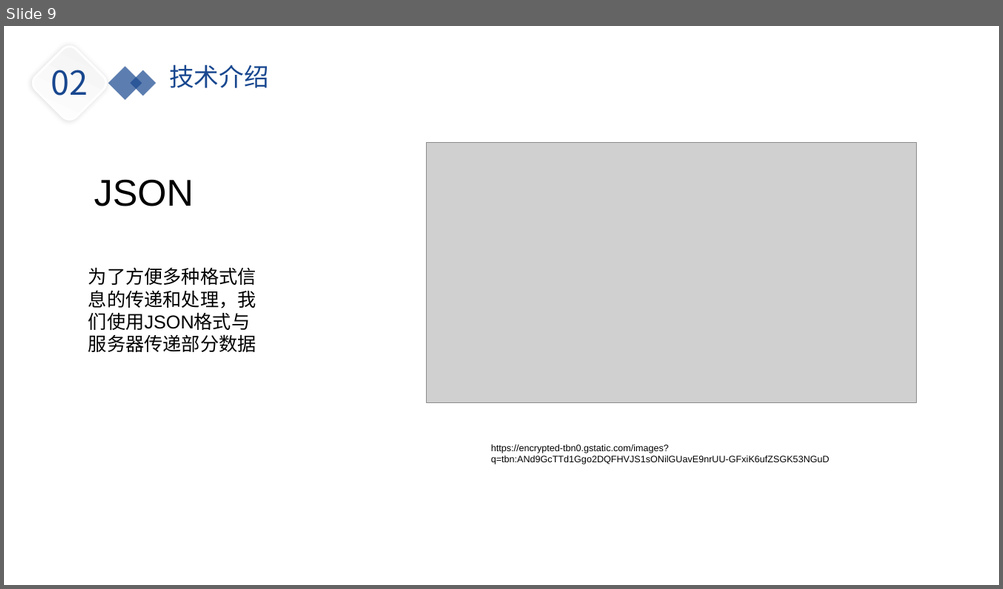
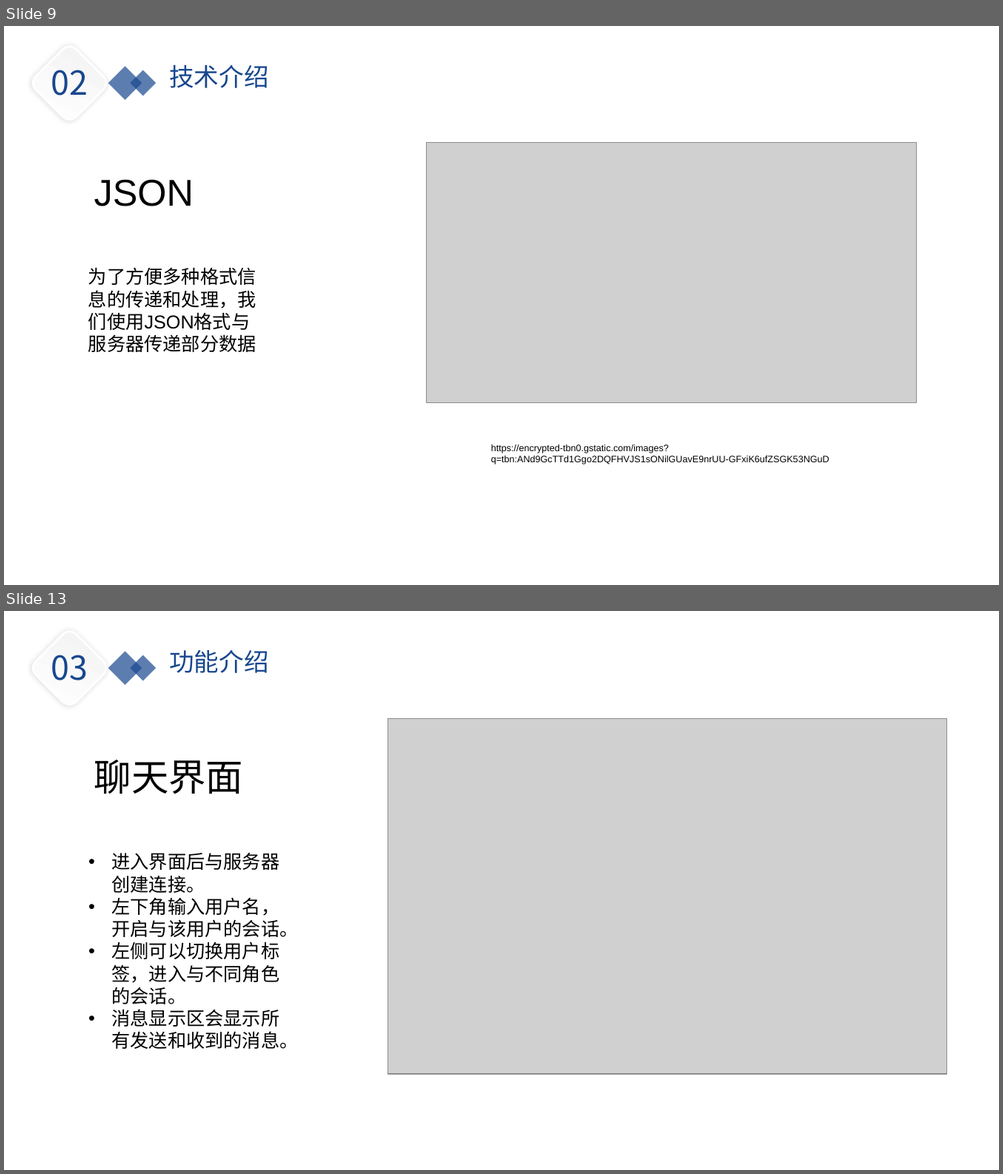
Before and after one commit to yiranyyu/simple_chat_room, a slide deck: doc/simple_chat_room.pptx. Shown one above the other, each under a label of ours: slide 9 before the commit, slides 9 and 13 after it; the slides between them are not shown. The pictures are 1003x589 and 1003x1174 pixels, drawn with LibreOffice and Linux fonts; fonts in the diff are those of the drawing; grey boxes stand for pictures; background and template pictures are left out. Boxes give left, top, right and bottom in pixels: in the first picture for what was removed or moved away, otherwise in the second. Text is boxed around its words. In the diff, an @@ line names an element or a change of style, - is before the commit and + after.

```diff
--- a/doc/simple_chat_room.pptx
+++ b/doc/simple_chat_room.pptx
@@ slide 13 added at (4, 611, 999, 1170), background picture (left out) @@
@@ rounded rectangle added at (28, 627, 110, 709), fill gradient #FFFFFF to #F2F2F2, outline #F2F2F2 2 pt @@
@@ text added at (51, 655, 88, 681), 32 pt, text #18478F @@
+03
@@ rectangle added at (108, 651, 142, 684), fill #18478F at 70% opacity @@
@@ text added at (169, 650, 268, 673), 24 pt, text #18478F @@
+功能介绍
@@ rectangle added at (130, 655, 156, 681), fill #18478F at 70% opacity @@
@@ picture added at (387, 718, 946, 1074) @@
@@ text added at (94, 760, 244, 794), 36 pt, text #000000 @@
+聊天界面
@@ text added at (112, 853, 299, 1049), 18 pt, text #000000 @@
+• 进入界面后与服务器创建连接。
+• 左下角输入用户名，开启与该用户的会话。
+• 左侧可以切换用户标签，进入与不同角色的会话。
+• 消息显示区会显示所有发送和收到的消息。
```
Also in this commit, not shown: 3 slides changed, 3 other slides added, 13 slides removed, 1 other file.
